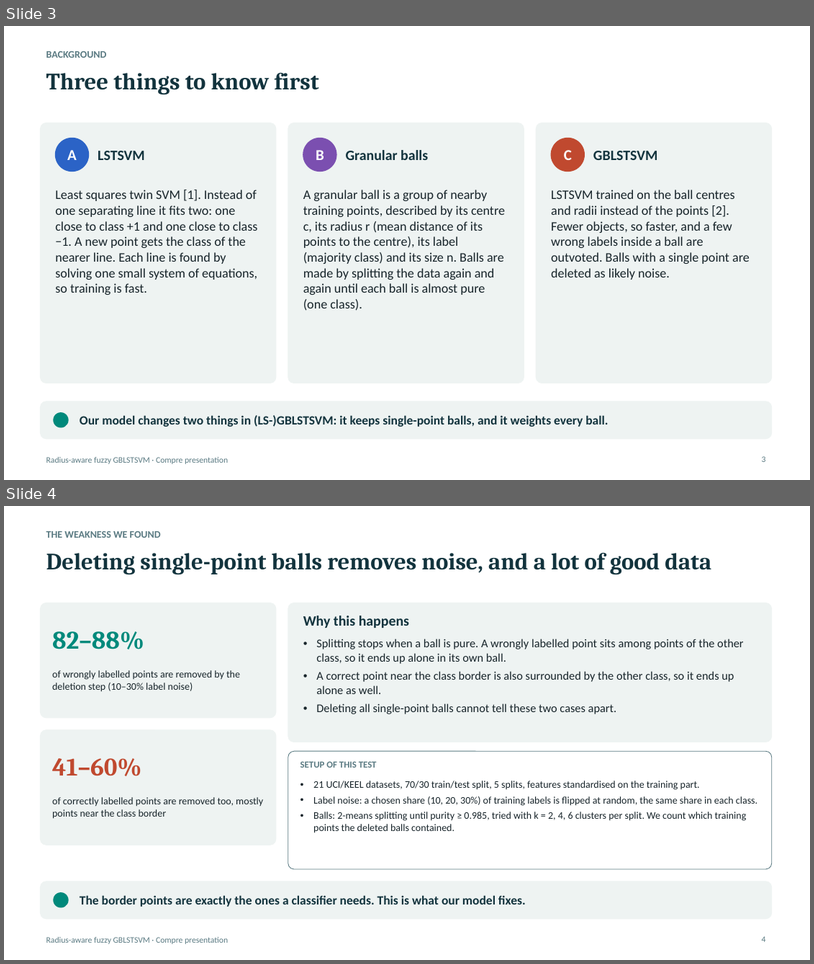
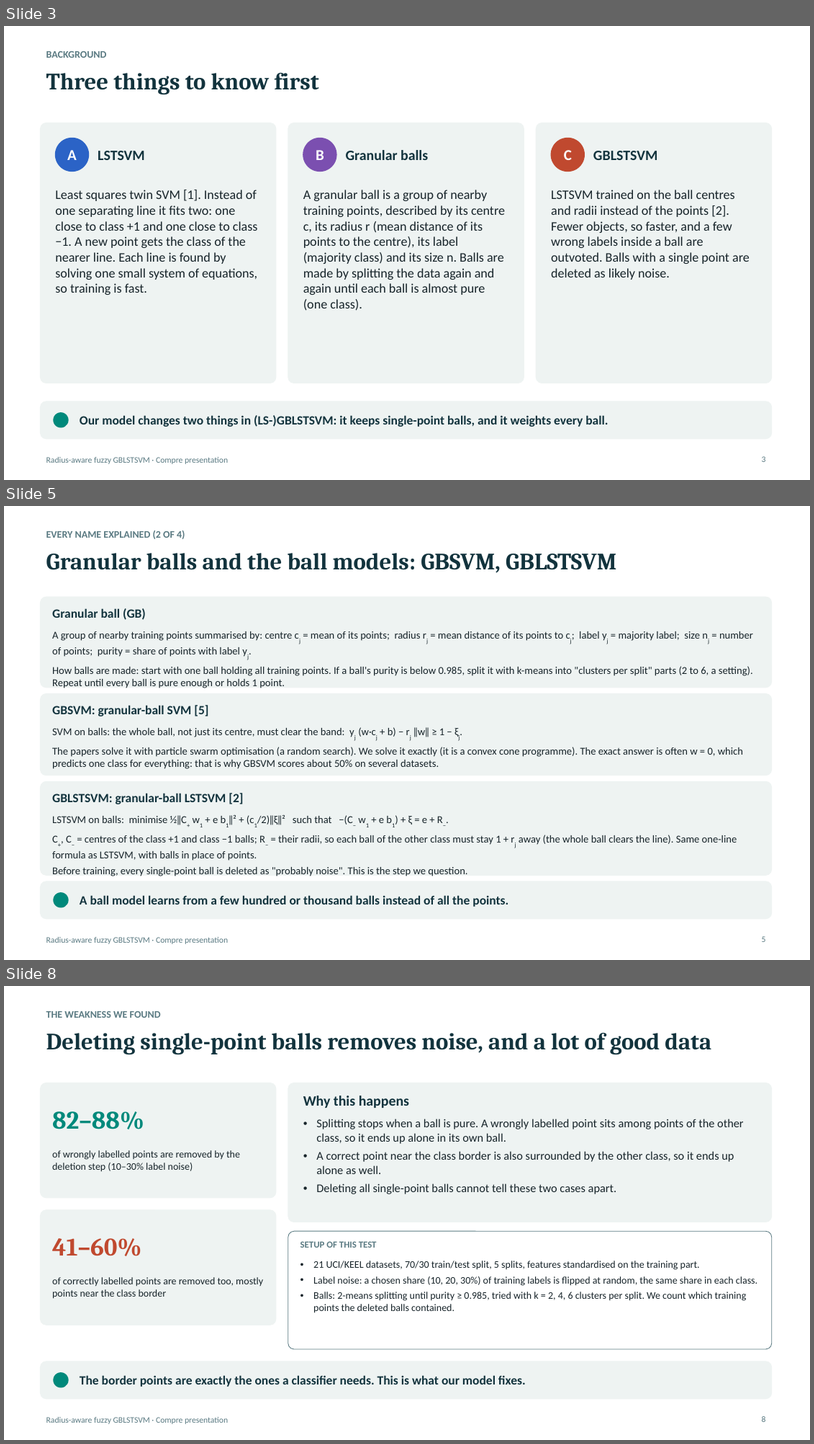
Before and after one commit to Jayagna/GBLSTSVM, a slide deck: reports/compre/compre_presentation.pptx. Shown one above the other, each under a label of ours: slides 3 and 4 before the commit, slides 3, 5 and 8 after it; the slides between them are not shown. The pictures are 814x964 and 814x1444 pixels, drawn with LibreOffice and Linux fonts; fonts in the diff are those of the drawing. Boxes give left, top, right and bottom in pixels: in the first picture for what was removed or moved away, otherwise in the second. Text is boxed around its words. In the diff, an @@ line names an element or a change of style, - is before the commit and + after.

```diff
--- a/reports/compre/compre_presentation.pptx
+++ b/reports/compre/compre_presentation.pptx
@@ slide 5 added at [4,506,810,960], background #FFFFFF; not listed: 1 template element that a slide beside it also shows @@
@@ text added at [46,530,185,539], 12 pt, text #5A7A82, bold @@
+EVERY NAME EXPLAINED (2 OF 4)
@@ title added at [46,553,617,573], 28 pt, text #12333D, bold @@
+Granular balls and the ball models: GBSVM, GBLSTSVM
@@ rounded rectangle added at [40,597,772,687], fill #EEF3F2, outline #EEF3F2 0.75 pt @@
@@ text added at [52,608,146,620], 15 pt, text #12333D, bold @@
+Granular ball (GB)
@@ text added at [52,631,754,705], 12.5 pt, text #17242A @@
+A group of nearby training points summarised by: centre cj = mean of its points; radius rj = mean distance of its points to cj; label yj = majority label; size nj = number of points; purity = share of points with label yj.
+How balls are made: start with one ball holding all training points. If a ball's purity is below 0.985, split it with k-means into "clusters per split" parts (2 to 6, a setting). Repeat until every ball is pure enough or holds 1 point.
+A point whose neighbours all have the other label always ends up alone: a single-point ball with radius 0.
@@ rounded rectangle added at [40,693,772,775], fill #EEF3F2, outline #EEF3F2 0.75 pt @@
@@ text added at [52,705,208,716], 15 pt, text #12333D, bold @@
+GBSVM: granular-ball SVM [5]
@@ text added at [52,727,743,769], 12.5 pt, text #17242A @@
+SVM on balls: the whole ball, not just its centre, must clear the band: yj (w·cj + b) − rj ‖w‖ ≥ 1 − ξj.
+The papers solve it with particle swarm optimisation (a random search). We solve it exactly (it is a convex cone programme). The exact answer is often w = 0, which predicts one class for everything: that is why GBSVM scores about 50% on several datasets.
@@ rounded rectangle added at [40,781,772,875], fill #EEF3F2, outline #EEF3F2 0.75 pt @@
@@ text added at [52,793,243,804], 15 pt, text #12333D, bold @@
+GBLSTSVM: granular-ball LSTSVM [2]
@@ text added at [52,814,738,876], 12.5 pt, text #17242A @@
+LSTSVM on balls: minimise ½‖C+ w1 + e b1‖² + (c1/2)‖ξ‖² such that −(C− w1 + e b1) + ξ = e + R−.
+C+, C− = centres of the class +1 and class −1 balls; R− = their radii, so each ball of the other class must stay 1 + rj away (the whole ball clears the line). Same one-line formula as LSTSVM, with balls in place of points.
+Before training, every single-point ball is deleted as "probably noise". This is the step we question.
@@ rounded rectangle added at [40,881,772,919], fill #EEF3F2, outline #EEF3F2 0.75 pt @@
@@ ellipse added at [54,893,68,907], fill #00897B, outline #00897B 1 pt @@
@@ text added at [80,895,509,906], 15 pt, text #12333D, bold @@
+A ball model learns from a few hundred or thousand balls instead of all the points.
@@ page number added at [762,936,766,942], 10 pt, text #5A7A82 @@
+5
@@ what was slide 4 is now slide 8 @@
@@ page number at [762,1416,766,1422]: text changed @@
-4
+8
```
Also in this commit, not shown: 8 slides changed, 4 other slides added, 4 other files.
